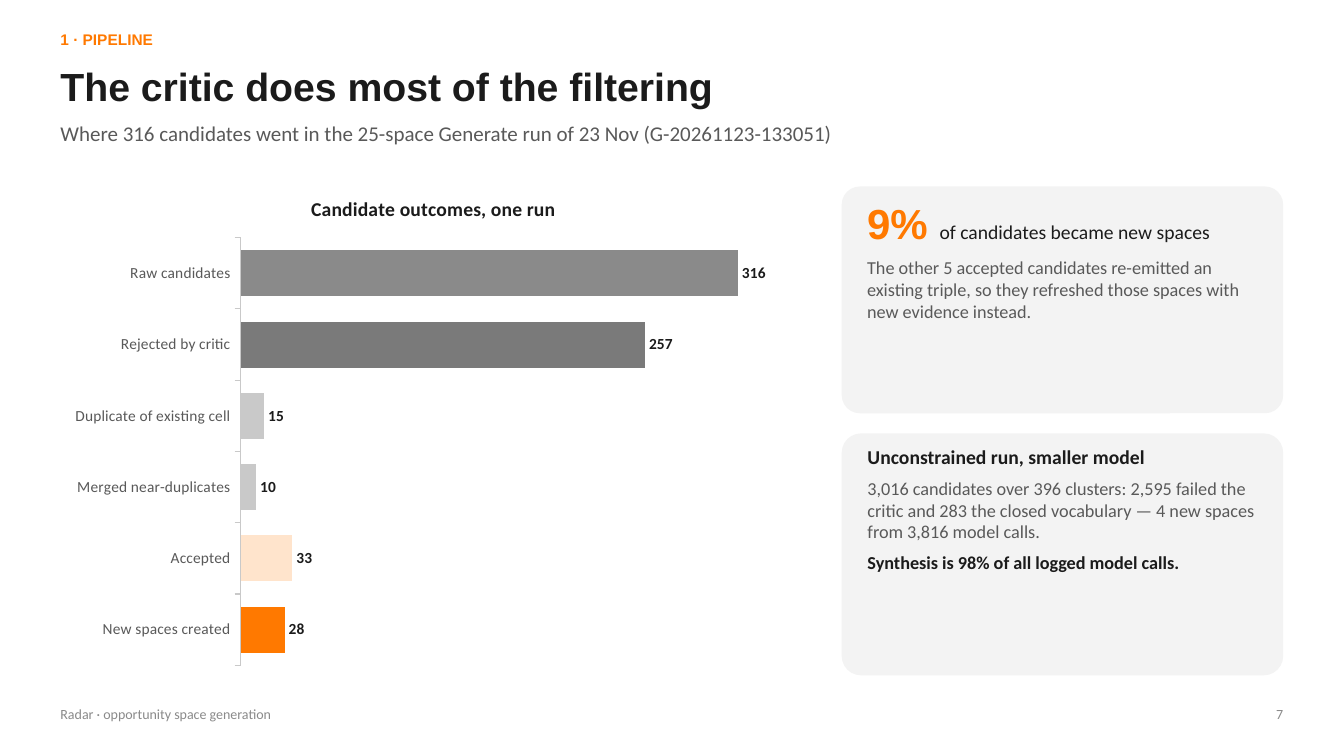
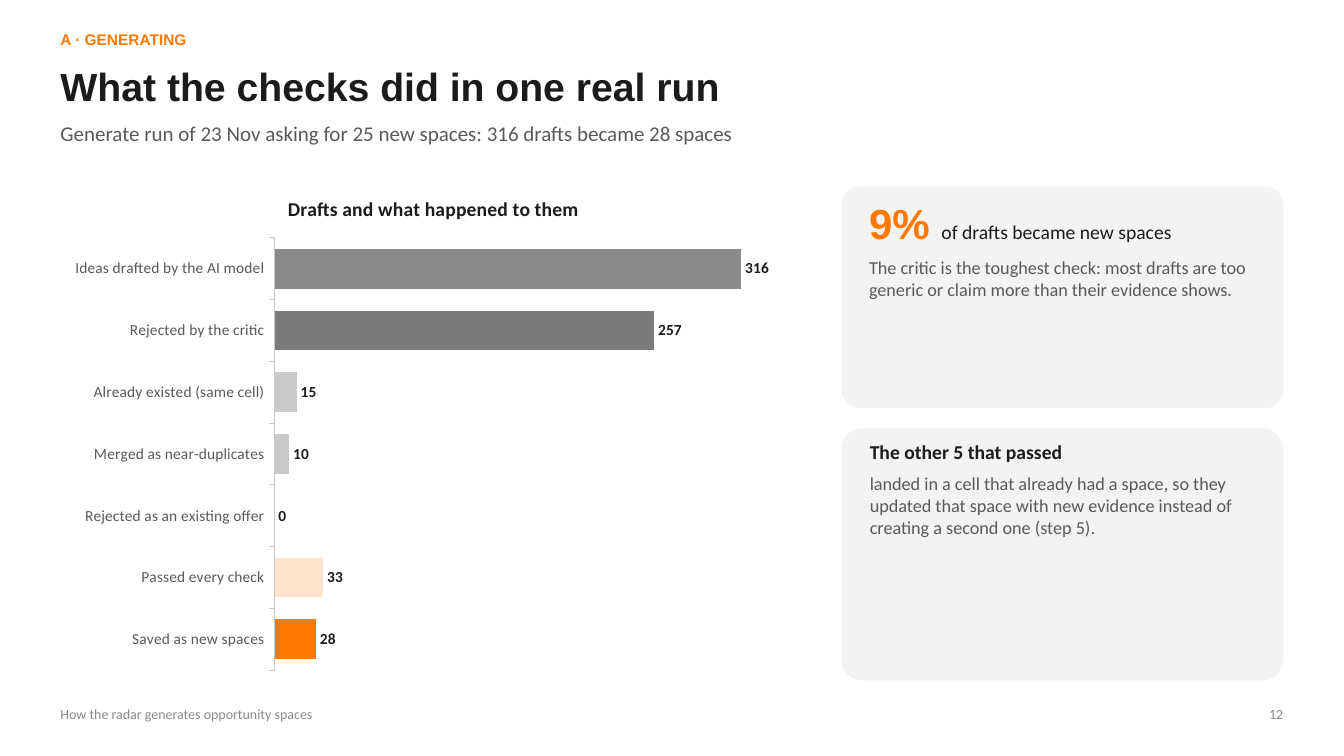
Before and after one commit to stepvda/orange_merge, a slide deck: slide 12 of docs/generation.pptx (slide 7 before the commit). Drawn at 1344x756 pixels with LibreOffice and Linux fonts; fonts in the diff are those of the drawing. Boxes give left, top, right and bottom in pixels: in the first picture for what was removed or moved away, otherwise in the second. Text is boxed around its words. In the diff, an @@ line names an element or a change of style, - is before the commit and + after.

```diff
--- a/docs/generation.pptx
+++ b/docs/generation.pptx
@@ text at [60, 34, 187, 45]: text changed @@
-1 · PIPELINE
+A · GENERATING
@@ title at [60, 72, 719, 102]: text changed @@
-The critic does most of the filtering
+What the checks did in one real run
@@ text at [60, 126, 732, 145]: text changed @@
-Where 316 candidates went in the 25-space Generate run of 23 Nov (G-20261123-133051)
+Generate run of 23 Nov asking for 25 new spaces: 316 drafts became 28 spaces
@@ bar chart at [60, 176, 807, 681] @@
@@ title "Candidate outcomes, one run" to "Drafts and what happened to them" @@
-categories: Raw candidates, Rejected by critic, Duplicate of existing cell, Merged near-duplicates, Accepted, New spaces created
+categories: Ideas drafted by the AI model, Rejected by the critic, Already existed (same cell), Merged as near-duplicates, Rejected as an existing offer, Passed every check, Saved as new spaces
-Series 1: 316, 257, 15, 10, 33, 28
+Series 1: 316, 257, 15, 10, 0, 33, 28
@@ bar chart: place and size @@
-bar chart at [60, 176, 807, 676]
+bar chart at [60, 176, 807, 681]
@@ rounded rectangle "9% of drafts became new ...": place and size @@
-rounded rectangle "9% of drafts became new ..." at [842, 187, 1284, 413]
+rounded rectangle "9% of drafts became new ..." at [842, 187, 1284, 408]
@@ text in rounded rectangle at [869, 209, 1246, 299]: text changed @@
-9% of candidates became new spaces
-The other 5 accepted candidates re-emitted an existing triple, so they refreshed those spaces with new evidence instead.
+9% of drafts became new spaces
+The critic is the toughest check: most drafts are too generic or claim more than their evidence shows.
@@ rounded rectangle "The other 5 that passed": place and size @@
-rounded rectangle "The other 5 that passed" at [842, 434, 1284, 676]
+rounded rectangle "The other 5 that passed" at [842, 429, 1284, 681]
@@ text in rounded rectangle at [870, 445, 1232, 537]: text changed @@
-Unconstrained run, smaller model
-3,016 candidates over 396 clusters: 2,595 failed the critic and 283 the closed vocabulary — 4 new spaces from 3,816 model calls.
-Synthesis is 98% of all logged model calls.
+The other 5 that passed
+landed in a cell that already had a space, so they updated that space with new evidence instead of creating a second one (step 5).
@@ text at [60, 709, 313, 722]: text changed @@
-Radar · opportunity space generation
+How the radar generates opportunity spaces
@@ text at [1269, 710, 1283, 719]: text changed @@
-7
+12
```
Also in this commit, not shown: 1 other slide changed, 24 slides added, 19 slides removed, 6 other files.
